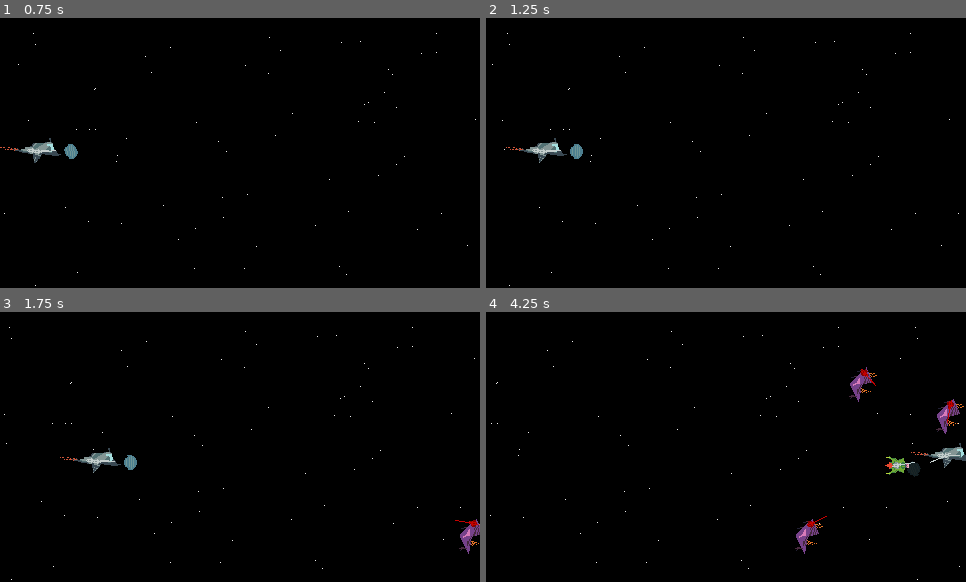
Above: before the commit, frames 1-4 (two rows, left to right).
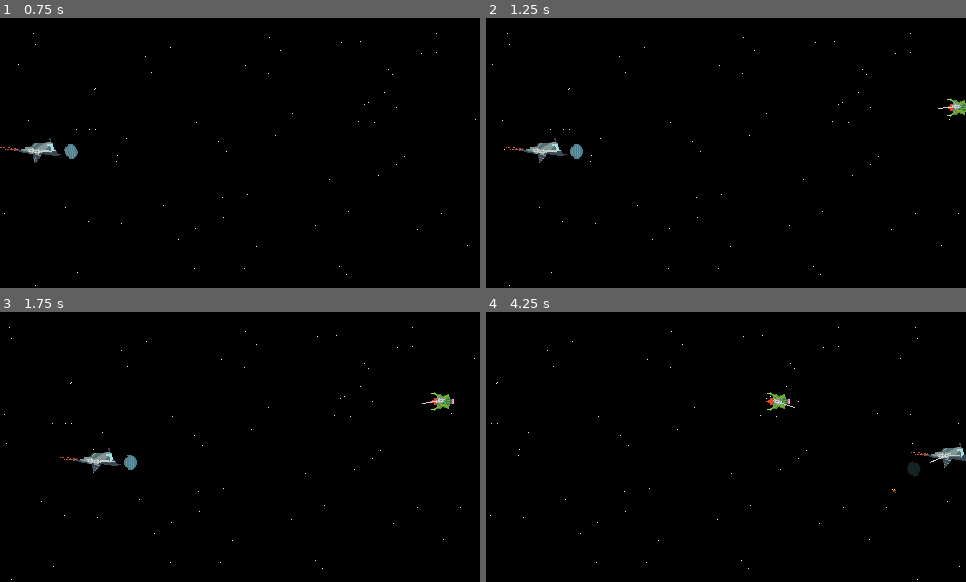
Above: after the commit, the same moments.

Repository: Wiolarz/Polyspear
Game: Godot game, scene res://Scenes/basic_map.tscn
Same seed, same stepped clock (60 frames per second), same inputs: the game is played once before the commit and once after it.
Inputs (mouse positions are in pixels of both pictures, inside the frame that each line leads up to):
- Up to frame 1 (0.75 s): move the mouse to (345, 139) at 0.52 s; hold Right from 0.53 s (still down); hold Ctrl (KEY_BREAKS) from 0.53 s (still down)
- Up to frame 2 (1.25 s): keep holding Right; keep holding Ctrl (KEY_BREAKS)
- Up to frame 3 (1.75 s): move the mouse to (144, 460) at 1.27 s; release Right at 1.28 s; release Ctrl (KEY_BREAKS) at 1.28 s; hold Down from 1.28 s (still down); tap S (KEY_DOWN) at 1.35 s
- Up to frame 4 (4.25 s): move the mouse to (774, 387) at 2.02 s; release Down at 2.03 s; hold Right 2.03-2.78 s; tap A (KEY_LEFT) at 2.1 s; move the mouse to (702, 501) at 2.77 s; hold Up 2.78-3.53 s; right-click (702, 501) at 2.85 s; move the mouse to (870, 487) at 3.52 s; hold Left from 3.53 s (still down); tap D (KEY_RIGHT) at 3.6 s

Frame 1 is identical in both runs. In frame 2, 0.2% of the frame differs, in the area x 94-100%, y 29-37%; in frame 3, 0.5%; in frame 4, 1.3%, in the area x 58-100%, y 20-90%.

Commit message:
Preparation for implementation of Tag State Machine

Diff:
--- /dev/null
+++ b/Documentation/Doc_StateMachined.gd
@@ -0,0 +1,37 @@
+extends Node
+
+
+"""
+
+1 Collecting State Nodes
+2 Deactive all State Nodes
+
+
+3 Start the first Node
+
+
+
+
+"""
+
+
+var things_that_are_temporary
+"""
+StartingState
+
+
+"""
+
+
+
+var Problems_to_discuss
+"""
+1 Starting State / 2 Forcing every state machine to contain IDLE state / 3 first State is starting state / ?
+
+3 - I could use timers
+
+
+
+
+
+"""
--- /dev/null
+++ b/Documentation/doc_Testing_code_snippets.gd
@@ -0,0 +1,11 @@
+extends Node
+
+
+# Called when the node enters the scene tree for the first time.
+func _ready():
+	pass # Replace with function body.
+
+
+# Called every frame. 'delta' is the elapsed time since the previous frame.
+func _process(delta):
+	pass
--- /dev/null
+++ b/Scenes/Enemy/EnemyAI/RunAway_State.tscn
@@ -0,0 +1,7 @@
+[gd_scene load_steps=2 format=3 uid="uid://cgckeqwv6khyt"]
+
+[ext_resource type="Script" path="res://Scripts/Gameplay/Enemy_Scripts/States/RunAway.gd" id="1_6dlfp"]
+
+[node name="RunAwayState" type="Node"]
+script = ExtResource("1_6dlfp")
+tags = Array[int]([2])
--- /dev/null
+++ b/Scenes/Enemy/EnemyAI/Rush_State.tscn
@@ -0,0 +1,7 @@
+[gd_scene load_steps=2 format=3 uid="uid://c558qv1q3slmc"]
+
+[ext_resource type="Script" path="res://Scripts/Gameplay/Enemy_Scripts/States/Rush.gd" id="1_psntc"]
+
+[node name="RushState" type="Node"]
+script = ExtResource("1_psntc")
+tags = Array[int]([1])
--- /dev/null
+++ b/Scenes/Enemy/EnemyAI/StateMachine.tscn
@@ -0,0 +1,6 @@
+[gd_scene load_steps=2 format=3 uid="uid://dsojjimi4gyo"]
+
+[ext_resource type="Script" path="res://Scripts/Gameplay/Enemy_Scripts/States/StateMachine.gd" id="1_gbfrk"]
+
+[node name="StateMachine" type="Node"]
+script = ExtResource("1_gbfrk")
--- /dev/null
+++ b/Scenes/Enemy/EnemyAI/Test_State.tscn
@@ -0,0 +1,6 @@
+[gd_scene load_steps=2 format=3 uid="uid://dgbwtydsey1df"]
+
+[ext_resource type="Script" path="res://Scripts/Gameplay/Enemy_Scripts/States/State.gd" id="1_h8hjf"]
+
+[node name="TestState" type="Node"]
+script = ExtResource("1_h8hjf")
--- /dev/null
+++ b/Scenes/Enemy/basic_enemy_test.tscn
@@ -0,0 +1,8 @@
+[gd_scene load_steps=2 format=3 uid="uid://bn3bwnj4mkl16"]
+
+[ext_resource type="PackedScene" uid="uid://djtg40e6xaol3" path="res://Scenes/Enemy/enemy.tscn" id="2_dkmjs"]
+
+[node name="boss_fight" type="Node2D"]
+
+[node name="enemy2" parent="." instance=ExtResource("2_dkmjs")]
+position = Vector2(17, 91)
--- /dev/null
+++ b/Scenes/Enemy/boss_fight.tscn
@@ -0,0 +1,42 @@
+[gd_scene load_steps=3 format=3 uid="uid://c8mlw4sek8cm8"]
+
+[ext_resource type="PackedScene" uid="uid://de5tmo1eipiqg" path="res://Scenes/Enemy/super_enemy.tscn" id="1_a8fh1"]
+[ext_resource type="PackedScene" uid="uid://djtg40e6xaol3" path="res://Scenes/Enemy/enemy.tscn" id="2_v5qma"]
+
+[node name="boss_fight" type="Node2D"]
+
+[node name="enemy" parent="." instance=ExtResource("1_a8fh1")]
+position = Vector2(189, 105)
+
+[node name="enemy2" parent="." instance=ExtResource("2_v5qma")]
+position = Vector2(136, 155)
+
+[node name="enemy3" parent="." instance=ExtResource("2_v5qma")]
+position = Vector2(280, 168)
+
+[node name="enemy4" parent="." instance=ExtResource("1_a8fh1")]
+position = Vector2(308, 42)
+
+[node name="enemy5" parent="." instance=ExtResource("1_a8fh1")]
+position = Vector2(102, 73)
+
+[node name="enemy6" parent="." instance=ExtResource("1_a8fh1")]
+position = Vector2(48, 225)
+
+[node name="enemy7" parent="." instance=ExtResource("1_a8fh1")]
+position = Vector2(581, 92)
+
+[node name="enemy8" parent="." instance=ExtResource("2_v5qma")]
+position = Vector2(528, 142)
+
+[node name="enemy9" parent="." instance=ExtResource("2_v5qma")]
+position = Vector2(672, 155)
+
+[node name="enemy10" parent="." instance=ExtResource("1_a8fh1")]
+position = Vector2(700, 29)
+
+[node name="enemy11" parent="." instance=ExtResource("1_a8fh1")]
+position = Vector2(494, 60)
+
+[node name="enemy12" parent="." instance=ExtResource("1_a8fh1")]
+position = Vector2(440, 212)
--- /dev/null
+++ b/Scenes/Enemy/enemy.tscn
@@ -0,0 +1,30 @@
+[gd_scene load_steps=9 format=3 uid="uid://djtg40e6xaol3"]
+
+[ext_resource type="Script" path="res://Scripts/Gameplay/Enemy_Scripts/Enemy.gd" id="1_30f36"]
+[ext_resource type="PackedScene" uid="uid://bfvxdi1u8w6q8" path="res://Scenes/Ship_Hulls/basic_enemy_hull.tscn" id="2_0ri1p"]
+[ext_resource type="PackedScene" uid="uid://du2jbnkn1t31p" path="res://Scenes/Turrets/basic_turret.tscn" id="3_g80dl"]
+[ext_resource type="Script" path="res://Scripts/Gameplay/Enemy_Scripts/EnemyTurret.gd" id="4_3clrr"]
+[ext_resource type="Resource" uid="uid://ci6togbni0nma" path="res://Resources/Guns/enemy_basic_gun.tres" id="5_xqeyd"]
+[ext_resource type="PackedScene" uid="uid://dsojjimi4gyo" path="res://Scenes/Enemy/EnemyAI/StateMachine.tscn" id="6_y7mn6"]
+[ext_resource type="PackedScene" uid="uid://c558qv1q3slmc" path="res://Scenes/Enemy/EnemyAI/Rush_State.tscn" id="7_l1bfj"]
+[ext_resource type="PackedScene" uid="uid://cgckeqwv6khyt" path="res://Scenes/Enemy/EnemyAI/RunAway_State.tscn" id="8_w86tj"]
+
+[node name="enemy" type="Node2D"]
+script = ExtResource("1_30f36")
+
+[node name="ShipHull" parent="." instance=ExtResource("2_0ri1p")]
+
+[node name="BasicTurret" parent="." instance=ExtResource("3_g80dl")]
+position = Vector2(-1, -2)
+script = ExtResource("4_3clrr")
+gun_res = Array[Resource("res://Resources/Resource_Scripts/gun_resource.gd")]([ExtResource("5_xqeyd")])
+
+[node name="StateMachine" parent="." instance=ExtResource("6_y7mn6")]
+
+[node name="RushState" parent="StateMachine" instance=ExtResource("7_l1bfj")]
+StartingState = true
+
+[node name="RunAwayState" parent="StateMachine" instance=ExtResource("8_w86tj")]
+
+[connection signal="death" from="ShipHull" to="." method="_on_ship_hull_death"]
+[connection signal="turret_shoots" from="BasicTurret" to="." method="_on_basic_turret_turret_shoots"]
--- /dev/null
+++ b/Scenes/Enemy/super_enemy.tscn
@@ -0,0 +1,24 @@
+[gd_scene load_steps=7 format=3 uid="uid://de5tmo1eipiqg"]
+
+[ext_resource type="Script" path="res://Scripts/Gameplay/Enemy_Scripts/Enemy.gd" id="1_cffcg"]
+[ext_resource type="PackedScene" uid="uid://cesjyqjwy2ot3" path="res://Scenes/Ship_Hulls/super_enemy_hull.tscn" id="2_xvqtr"]
+[ext_resource type="PackedScene" uid="uid://dub22kxp5o42f" path="res://Scenes/Turrets/super_turret.tscn" id="3_760xm"]
+[ext_resource type="Script" path="res://Scripts/Gameplay/Enemy_Scripts/EnemyTurret.gd" id="4_jruo0"]
+[ext_resource type="PackedScene" uid="uid://dsojjimi4gyo" path="res://Scenes/Enemy/EnemyAI/StateMachine.tscn" id="5_24ndv"]
+[ext_resource type="PackedScene" uid="uid://cgckeqwv6khyt" path="res://Scenes/Enemy/EnemyAI/RunAway_State.tscn" id="6_0akqj"]
+
+[node name="enemy" type="Node2D"]
+script = ExtResource("1_cffcg")
+
+[node name="ShipHull" parent="." instance=ExtResource("2_xvqtr")]
+
+[node name="BasicTurret" parent="." instance=ExtResource("3_760xm")]
+position = Vector2(1, -13)
+script = ExtResource("4_jruo0")
+
+[node name="StateMachine" parent="." instance=ExtResource("5_24ndv")]
+
+[node name="RunAwayState" parent="StateMachine" instance=ExtResource("6_0akqj")]
+
+[connection signal="death" from="ShipHull" to="." method="_on_ship_hull_death"]
+[connection signal="turret_shoots" from="BasicTurret" to="." method="_on_basic_turret_turret_shoots"]
--- a/Scenes/basic_map.tscn
+++ b/Scenes/basic_map.tscn
@@ -1,15 +1,18 @@
-[gd_scene load_steps=11 format=3 uid="uid://ycs8h80pu3mg"]
+[gd_scene load_steps=14 format=3 uid="uid://ycs8h80pu3mg"]
 
 [ext_resource type="PackedScene" uid="uid://dfr0acka4fqbg" path="res://Scenes/basic_map_elements/background.tscn" id="1_t3532"]
 [ext_resource type="PackedScene" uid="uid://bf5wlfoux684u" path="res://Scenes/basic_map_elements/bullet_manager.tscn" id="2_b65p3"]
 [ext_resource type="PackedScene" uid="uid://cirjmdpeyj06d" path="res://Scenes/basic_map_elements/camera_2d.tscn" id="3_6wt65"]
 [ext_resource type="PackedScene" uid="uid://c4rghqu4lca45" path="res://Scenes/basic_map_elements/DebugManager.tscn" id="4_r7gr1"]
+[ext_resource type="PackedScene" uid="uid://djtg40e6xaol3" path="res://Scenes/Enemy/enemy.tscn" id="5_6ab7v"]
 [ext_resource type="PackedScene" uid="uid://c4gk7hw7scja8" path="res://Scenes/basic_map_elements/enemy_waves.tscn" id="5_avn75"]
 [ext_resource type="PackedScene" uid="uid://daiokyywskwqg" path="res://Scenes/basic_map_elements/map_borders.tscn" id="6_fx4c0"]
-[ext_resource type="PackedScene" uid="uid://de5tmo1eipiqg" path="res://Scenes/super_enemy.tscn" id="6_i1tke"]
+[ext_resource type="PackedScene" uid="uid://de5tmo1eipiqg" path="res://Scenes/Enemy/super_enemy.tscn" id="6_i1tke"]
+[ext_resource type="PackedScene" uid="uid://bn3bwnj4mkl16" path="res://Scenes/Enemy/basic_enemy_test.tscn" id="6_tulv6"]
 [ext_resource type="PackedScene" uid="uid://djb310dgsan7m" path="res://Scenes/basic_map_elements/ui.tscn" id="7_x5w8t"]
 [ext_resource type="PackedScene" uid="uid://s3e2tp4hahdw" path="res://Scenes/player.tscn" id="8_tkaqm"]
 [ext_resource type="PackedScene" uid="uid://dakrhj8tmmtvk" path="res://Scenes/turbo_xd_bullet.tscn" id="10_bjhf0"]
+[ext_resource type="Script" path="res://Scripts/UI/test.gd" id="11_7ghg6"]
 
 [node name="basic_map" type="Node"]
 
@@ -20,7 +23,9 @@
 [node name="DebugManager" parent="." instance=ExtResource("4_r7gr1")]
 
 [node name="Enemy_waves" parent="." instance=ExtResource("5_avn75")]
+enemy_scene = ExtResource("5_6ab7v")
 super_enemy_scene = ExtResource("6_i1tke")
+bossfight = ExtResource("6_tulv6")
 
 [node name="MapBorders" parent="." instance=ExtResource("6_fx4c0")]
 
@@ -35,4 +40,7 @@
 
 [node name="BulletManager" parent="." instance=ExtResource("2_b65p3")]
 
+[node name="Node" type="Node" parent="."]
+script = ExtResource("11_7ghg6")
+
 [connection signal="bullet" from="Player" to="BulletManager" method="_on_player_bullet"]
--- a/Scenes/boss_fight.tscn
+++ /dev/null
@@ -1,44 +0,0 @@
-[gd_scene load_steps=3 format=3 uid="uid://c8mlw4sek8cm8"]
-
-[ext_resource type="PackedScene" uid="uid://de5tmo1eipiqg" path="res://Scenes/super_enemy.tscn" id="1_j7pnj"]
-[ext_resource type="PackedScene" uid="uid://djtg40e6xaol3" path="res://Scenes/enemy.tscn" id="2_538gu"]
-
-[node name="boss_fight" type="Node2D"]
-
-[node name="enemy" parent="." instance=ExtResource("1_j7pnj")]
-position = Vector2(189, 105)
-scale = Vector2(1, 1)
-
-[node name="enemy2" parent="." instance=ExtResource("2_538gu")]
-position = Vector2(136, 155)
-
-[node name="enemy3" parent="." instance=ExtResource("2_538gu")]
-position = Vector2(280, 168)
-
-[node name="enemy4" parent="." instance=ExtResource("1_j7pnj")]
-position = Vector2(308, 42)
-
-[node name="enemy5" parent="." instance=ExtResource("1_j7pnj")]
-position = Vector2(102, 73)
-
-[node name="enemy6" parent="." instance=ExtResource("1_j7pnj")]
-position = Vector2(48, 225)
-
-[node name="enemy7" parent="." instance=ExtResource("1_j7pnj")]
-position = Vector2(581, 92)
-scale = Vector2(1, 1)
-
-[node name="enemy8" parent="." instance=ExtResource("2_538gu")]
-position = Vector2(528, 142)
-
-[node name="enemy9" parent="." instance=ExtResource("2_538gu")]
-position = Vector2(672, 155)
-
-[node name="enemy10" parent="." instance=ExtResource("1_j7pnj")]
-position = Vector2(700, 29)
-
-[node name="enemy11" parent="." instance=ExtResource("1_j7pnj")]
-position = Vector2(494, 60)
-
-[node name="enemy12" parent="." instance=ExtResource("1_j7pnj")]
-position = Vector2(440, 212)
--- a/Scenes/enemy.tscn
+++ /dev/null
@@ -1,20 +0,0 @@
-[gd_scene load_steps=6 format=3 uid="uid://djtg40e6xaol3"]
-
-[ext_resource type="PackedScene" uid="uid://bfvxdi1u8w6q8" path="res://Scenes/Ship_Hulls/basic_enemy_hull.tscn" id="1_futac"]
-[ext_resource type="Script" path="res://Scripts/Gameplay/Enemy_Scripts/Enemy.gd" id="1_udwu8"]
-[ext_resource type="PackedScene" uid="uid://du2jbnkn1t31p" path="res://Scenes/Turrets/basic_turret.tscn" id="2_oty4p"]
-[ext_resource type="Script" path="res://Scripts/Gameplay/Enemy_Scripts/EnemyTurret.gd" id="3_ok7jo"]
-[ext_resource type="Resource" uid="uid://ci6togbni0nma" path="res://Resources/Guns/enemy_basic_gun.tres" id="5_mc54d"]
-
-[node name="enemy" type="Node2D"]
-script = ExtResource("1_udwu8")
-
-[node name="ShipHull" parent="." instance=ExtResource("1_futac")]
-
-[node name="BasicTurret" parent="." instance=ExtResource("2_oty4p")]
-position = Vector2(-1, -2)
-script = ExtResource("3_ok7jo")
-gun_res = Array[Resource("res://Resources/Resource_Scripts/gun_resource.gd")]([ExtResource("5_mc54d")])
-
-[connection signal="death" from="ShipHull" to="." method="_on_ship_hull_death"]
-[connection signal="turret_shoots" from="BasicTurret" to="." method="_on_basic_turret_turret_shoots"]
--- a/Scenes/player.tscn
+++ b/Scenes/player.tscn
@@ -35,9 +35,6 @@
 gun_res = Array[Resource("res://Resources/Resource_Scripts/gun_resource.gd")]([ExtResource("7_b7u21")])
 
 [node name="Node" type="Node" parent="."]
-process_thread_group = 1
-process_thread_group_order = 0
-process_thread_messages = 0
 
 [connection signal="death" from="ShipHull" to="." method="_on_ship_hull_death"]
 [connection signal="turret_shoots" from="BasicTurret" to="." method="_on_basic_turret_turret_shoots"]
--- a/Scenes/super_enemy.tscn
+++ /dev/null
@@ -1,18 +0,0 @@
-[gd_scene load_steps=5 format=3 uid="uid://de5tmo1eipiqg"]
-
-[ext_resource type="Script" path="res://Scripts/Gameplay/Enemy_Scripts/Enemy.gd" id="1_4b0ad"]
-[ext_resource type="PackedScene" uid="uid://cesjyqjwy2ot3" path="res://Scenes/Ship_Hulls/super_enemy_hull.tscn" id="2_aar6w"]
-[ext_resource type="PackedScene" uid="uid://dub22kxp5o42f" path="res://Scenes/Turrets/super_turret.tscn" id="3_q3vr6"]
-[ext_resource type="Script" path="res://Scripts/Gameplay/Enemy_Scripts/EnemyTurret.gd" id="4_vixgj"]
-
-[node name="enemy" type="Node2D"]
-script = ExtResource("1_4b0ad")
-
-[node name="ShipHull" parent="." instance=ExtResource("2_aar6w")]
-
-[node name="BasicTurret" parent="." instance=ExtResource("3_q3vr6")]
-position = Vector2(1, -13)
-script = ExtResource("4_vixgj")
-
-[connection signal="death" from="ShipHull" to="." method="_on_ship_hull_death"]
-[connection signal="turret_shoots" from="BasicTurret" to="." method="_on_basic_turret_turret_shoots"]
--- a/Scripts/Gameplay/Enemy_Scripts/EnemyWaves.gd
+++ b/Scripts/Gameplay/Enemy_Scripts/EnemyWaves.gd
@@ -1,8 +1,8 @@
 extends Node2D
 
 
-@export var enemy_scene: PackedScene = preload("res://Scenes/enemy.tscn")
-@export var super_enemy_scene: PackedScene = preload("res://Scenes/enemy.tscn")
+@export var enemy_scene: PackedScene# = preload("res://Scenes/enemy.tscn")
+@export var super_enemy_scene: PackedScene# = preload("res://Scenes/enemy.tscn")
 
 @onready var spawn_locations = $SpawnLocations.get_children()
 
@@ -14,7 +14,7 @@
 
 var timer = enemy_spawn_rate - 1
 
-@export var bossfight : PackedScene = preload("res://Scenes/boss_fight.tscn")
+@export var bossfight : PackedScene# = preload("res://Scenes/boss_fight.tscn")
 
 var enemies_to_be_spawned
 
@@ -33,19 +33,8 @@
 
 	#enemies_to_be_spawned = bossfight.get_children()
 
-var a = 10
-var b = 10
-
-func _process(delta):
-	if a > 0:
-		a -= 1
-		print("a")
-
 
 func _physics_process(_delta):
-	if b > 0:
-		b -= 1
-		print("b")
 	if enemy_scene == null:
 		print("null enemy")
 		return
--- /dev/null
+++ b/Scripts/Gameplay/Enemy_Scripts/States/RunAway.gd
@@ -0,0 +1,10 @@
+extends State
+
+
+func _ready():
+	super()
+
+
+# Called every frame. 'delta' is the elapsed time since the previous frame.
+func _process(delta):
+	print("Run away")
--- /dev/null
+++ b/Scripts/Gameplay/Enemy_Scripts/States/Rush.gd
@@ -0,0 +1,10 @@
+extends State
+
+
+
+func _ready():
+	super()
+
+# Called every frame. 'delta' is the elapsed time since the previous frame.
+func _process(delta):
+	print("Rush")
--- /dev/null
+++ b/Scripts/Gameplay/Enemy_Scripts/States/State.gd
@@ -0,0 +1,20 @@
+extends Node
+
+class_name State
+
+enum TAG \
+{
+	IDLE,
+	ATTACK,
+	DEFEND,
+}
+
+@export var tags : Array[TAG] = []
+
+@export var StartingState : bool = false
+
+
+
+func _ready():
+	if not StartingState:
+		set_process(false)
--- /dev/null
+++ b/Scripts/Gameplay/Enemy_Scripts/States/StateMachine.gd
@@ -0,0 +1,46 @@
+extends Node
+
+class_name StateMachine
+
+var states : Dictionary = {} # there should always be at least a single state
+
+var current_state
+
+
+
+func _ready():
+	var children = get_children()
+
+	for child in children:
+
+		if child.StartingState:
+			current_state = child
+
+
+		for tag in child.tags:
+			if tag in states.keys():
+				states[tag].append(child)
+			else:
+				states[tag] = [child]
+
+
+
+func change_state(new_states):
+	var new_chosen_state
+	for new_state in new_states:
+
+		if new_state in states.keys():
+			new_chosen_state = new_state
+			break
+
+	if new_chosen_state == null:
+		for state in states.keys():
+			if state not in current_state.tags:
+				new_chosen_state = state
+				break
+		new_chosen_state = states.keys()[0]
+
+
+	# we have chosen the tag name for our new state, write the transisiton
+
+	pass
--- a/Scripts/Gameplay/Hitbox_Scripts/HullHitbox.gd
+++ b/Scripts/Gameplay/Hitbox_Scripts/HullHitbox.gd
@@ -11,5 +11,5 @@
 
 
 func destruction():
-	print("emit death")
+	#print("emit death")
 	emit_signal("death")
--- a/project.godot
+++ b/project.godot
@@ -26,6 +26,15 @@
 window/size/viewport_height=270
 window/size/mode=3
 window/stretch/mode="viewport"
+
+[file_customization]
+
+folder_colors={
+"res://Art/": "pink",
+"res://Documentation/": "green",
+"res://Scenes/EnemyAI/": "red",
+"res://Scripts/Gameplay/Enemy_Scripts/": "red"
+}
 
 [input]
 
